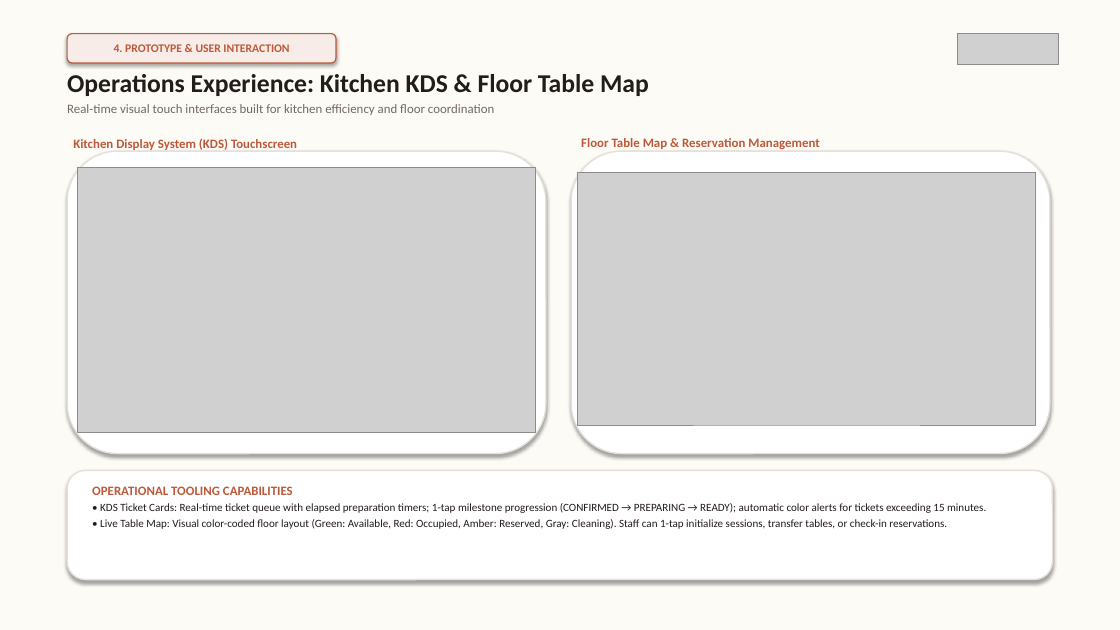
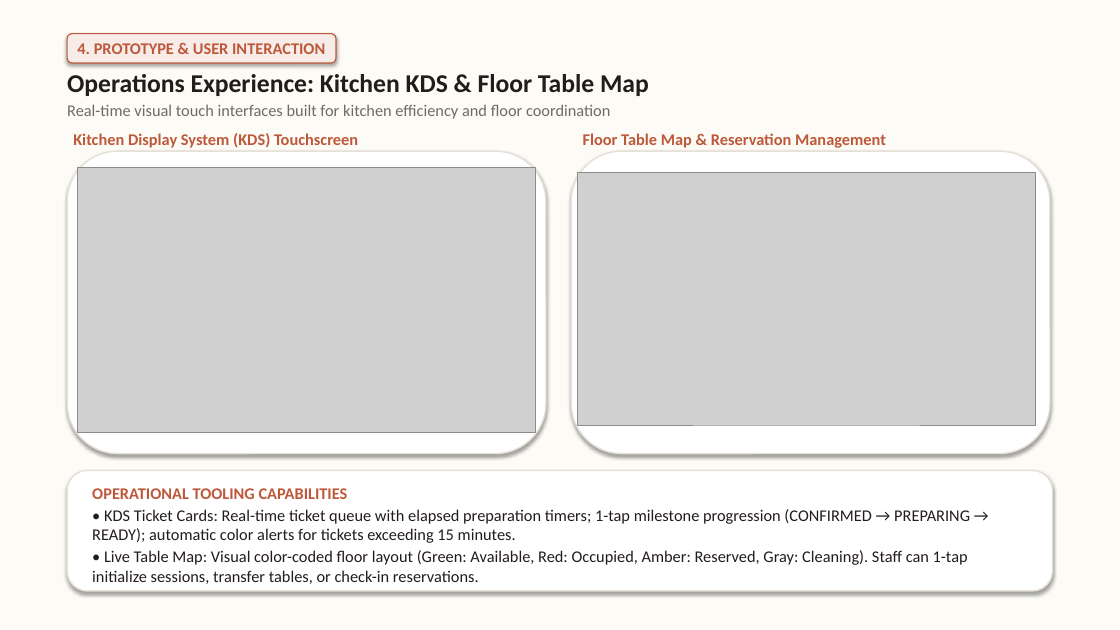
Before and after one commit to GROUP6-ROMS/Restaurant-Ordering-Management-System-ROMS, a slide deck: slide 13 of Documents/ROMS_Project_and_RDS_Overview.pptx. Drawn at 1120x630 pixels with LibreOffice and Linux fonts; fonts in the diff are those of the drawing; grey boxes stand for pictures. Boxes give left, top, right and bottom in pixels: in the first picture for what was removed or moved away, otherwise in the second. Text is boxed around its words. In the diff, an @@ line names an element or a change of style, - is before the commit and + after.

```diff
--- a/Documents/ROMS_Project_and_RDS_Overview.pptx
+++ b/Documents/ROMS_Project_and_RDS_Overview.pptx
@@ rounded rectangle "4. PROTOTYPE & USER INTERACTION" at (67, 34, 336, 63): size 10 to 14 pt @@
@@ picture removed at (958, 34, 1059, 65) @@
@@ text at (67, 104, 610, 119): size 11 to 14 pt in "Real-time visual touch interfaces built for kitchen ..." @@
@@ text "Kitchen Display System (KDS) Touchscreen" at (73, 133, 358, 148): size 11 to 14 pt @@
@@ text "Floor Table Map & Reservation ..." at (583, 133, 886, 148): size 11 to 14 pt @@
@@ rounded rectangle: place and size @@
-rounded rectangle at (67, 471, 1053, 580)
+rounded rectangle at (67, 471, 1053, 592)
@@ text "OPERATIONAL TOOLING CAPABILITIES" at (92, 488, 970, 584): size 11 to 14 pt in "OPERATIONAL TOOLING CAPABILITIES"; size 9.5 to 14 pt @@
```
Also in this commit, not shown: 16 other slides changed, 10 other files.
